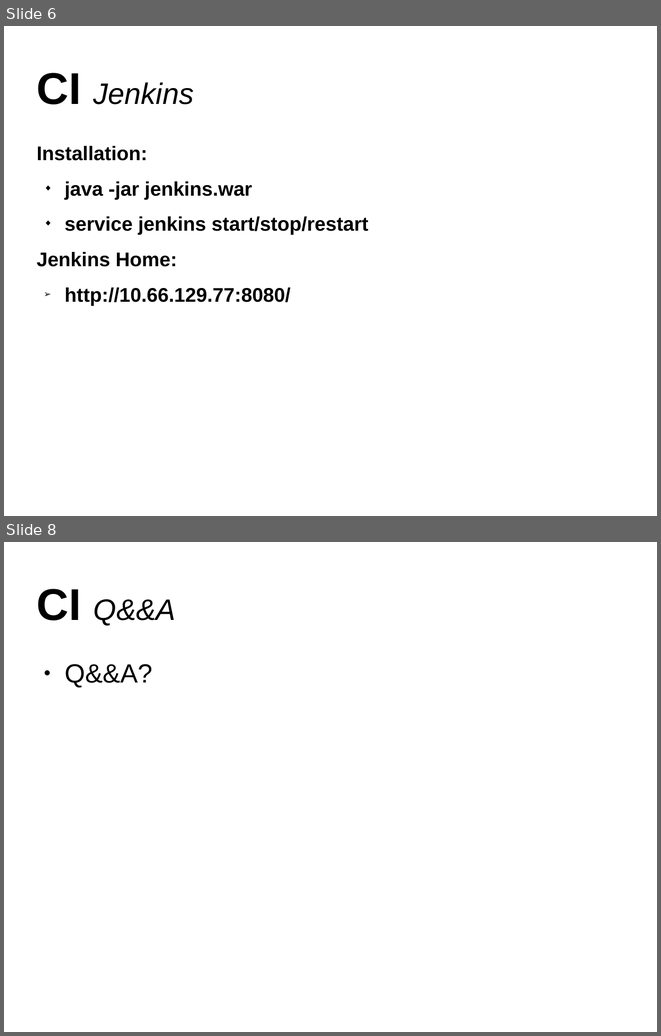
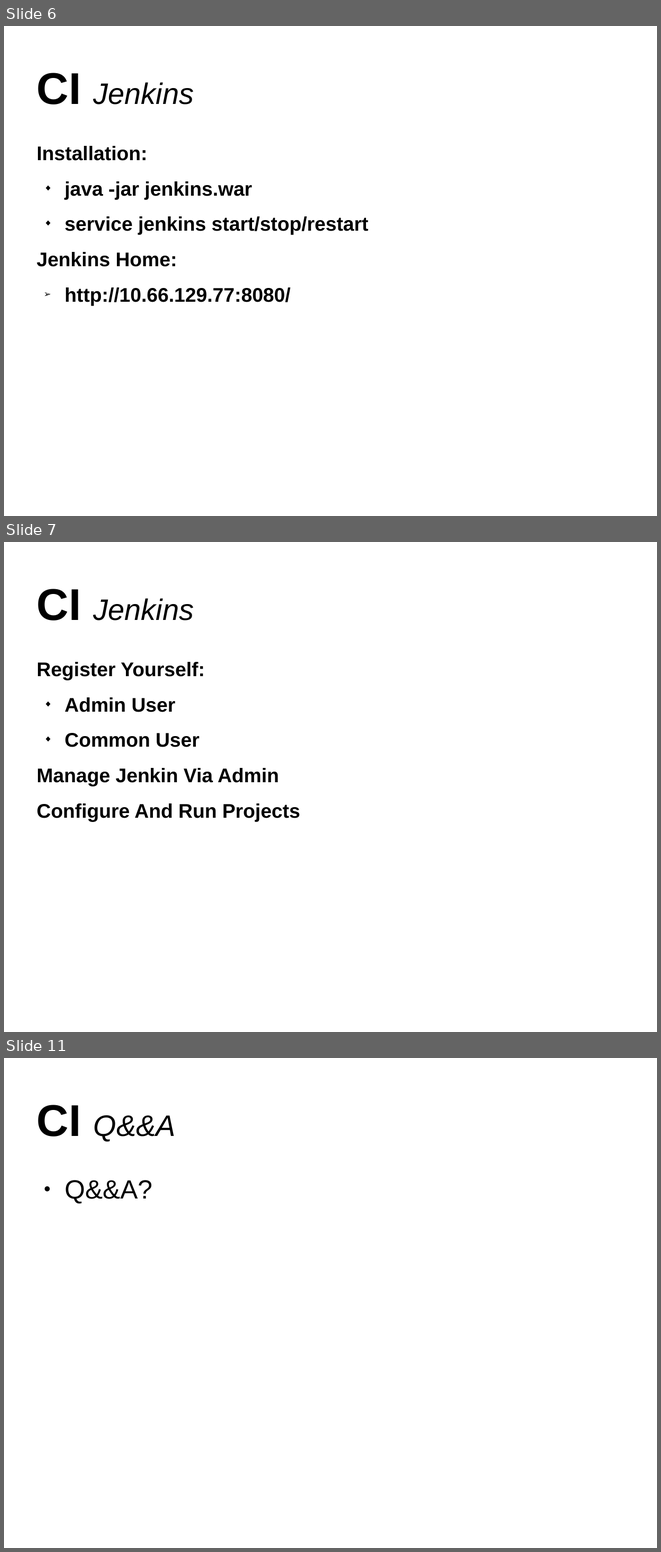
Before and after one commit to shihliu/entitlement, a slide deck: entitlment_ci.odp. Shown one above the other, each under a label of ours: slides 6 and 8 before the commit, slides 6, 7 and 11 after it; the slides between them are not shown. The pictures are 661x1036 and 661x1552 pixels, drawn with LibreOffice and Linux fonts; fonts in the diff are those of the drawing. Boxes give left, top, right and bottom in pixels: in the first picture for what was removed or moved away, otherwise in the second. Text is boxed around its words. In the diff, an @@ line names an element or a change of style, - is before the commit and + after.

```diff
--- a/entitlment_ci.odp
+++ b/entitlment_ci.odp
@@ slide 7 added at [4, 542, 657, 1032], background #FFFFFF @@
@@ title added at [37, 589, 194, 620], 36 pt, text #000000, italic @@
+CI Jenkins
@@ text added at [37, 662, 300, 822], 24 pt, text #000000, bold @@
+Register Yourself:
+◆ Admin User
+◆ Common User
+Manage Jenkin Via Admin
+Configure And Run Projects
@@ what was slide 8 is now slide 11 @@
```
Also in this commit, not shown: 1 slide changed, 2 other slides added.
